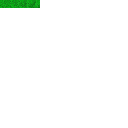
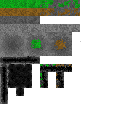
The second 128 × 128 image is a revision of the first. Changes to its layers:
renamed "grass05" to "prototiles", painted on it over [0, 0, 81, 104]
